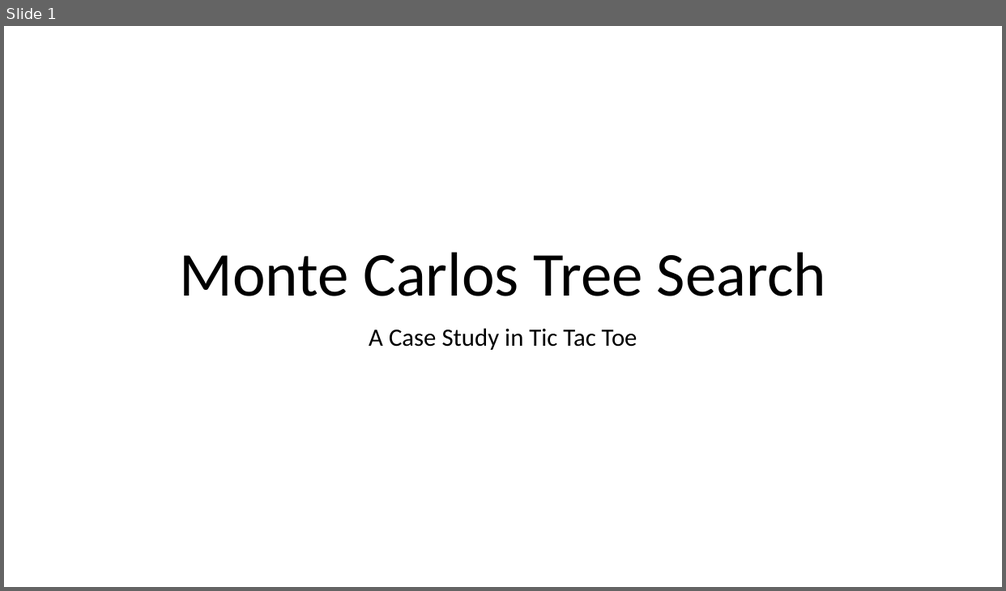
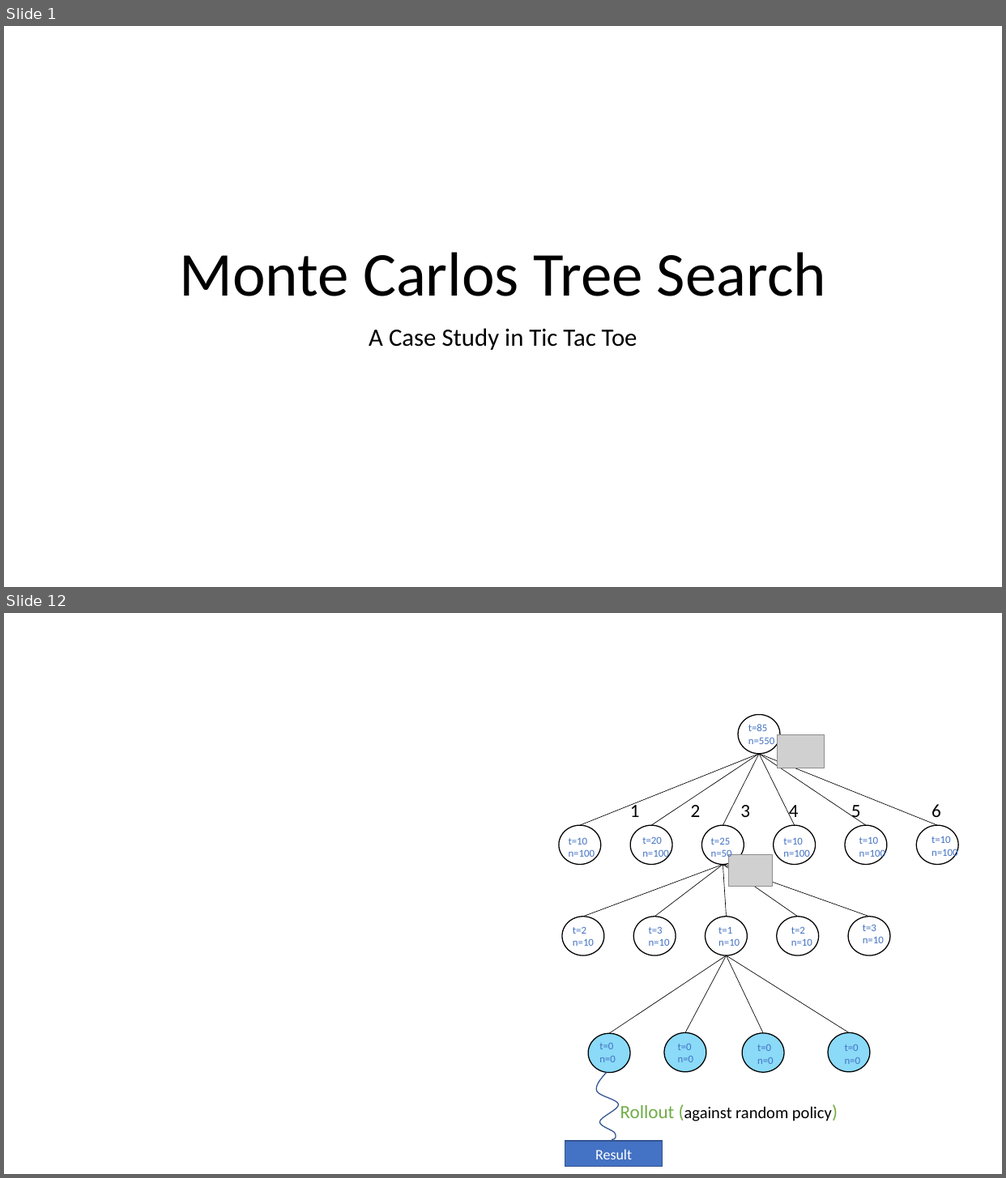
Before and after one commit to rojas70/MAEG-3080-project, a slide deck: ppt/MCTS.pptx. Shown one above the other, each under a label of ours: slide 1 before the commit, slides 1 and 12 after it; the slides between them are not shown. The pictures are 1006x591 and 1006x1178 pixels, drawn with LibreOffice and Linux fonts; fonts in the diff are those of the drawing; grey boxes stand for pictures. Boxes give left, top, right and bottom in pixels: in the first picture for what was removed or moved away, otherwise in the second. Text is boxed around its words. In the diff, an @@ line names an element or a change of style, - is before the commit and + after.

```diff
--- a/ppt/MCTS.pptx
+++ b/ppt/MCTS.pptx
@@ slide 12 added at box(4, 613, 1002, 1174), background #FFFFFF @@
@@ group added at box(559, 715, 958, 1072): 22 texts, 16 ellipses, 15 lines, 2 pictures @@
+1
+2
+3
+4
+5
+6
+t=10
+n=100
+t=20
+n=100
+t=25
+n=50
+t=10
+n=100
+t=10
+n=100
+t=10
+n=100
+t=2
+n=10
+t=3
+n=10
+t=1
+n=10
+t=2
+n=10
+t=3
+n=10
+t=85
+n=550
+t=0
+n=0
+t=0
+n=0
+t=0
+n=0
+t=0
+n=0
@@ freeform shape added at box(596, 1072, 619, 1140), outline #325491 1 pt @@
@@ text added at box(620, 1105, 832, 1122), 16 pt, text #000000 @@
+Rollout (against random policy)
@@ rectangle added at box(565, 1142, 663, 1167), fill #4472C4, outline #325491 1 pt, 14 pt, text #FFFFFF @@
+Result
```
Also in this commit, not shown: 2 slides changed, 10 other slides added, 7 other files.
